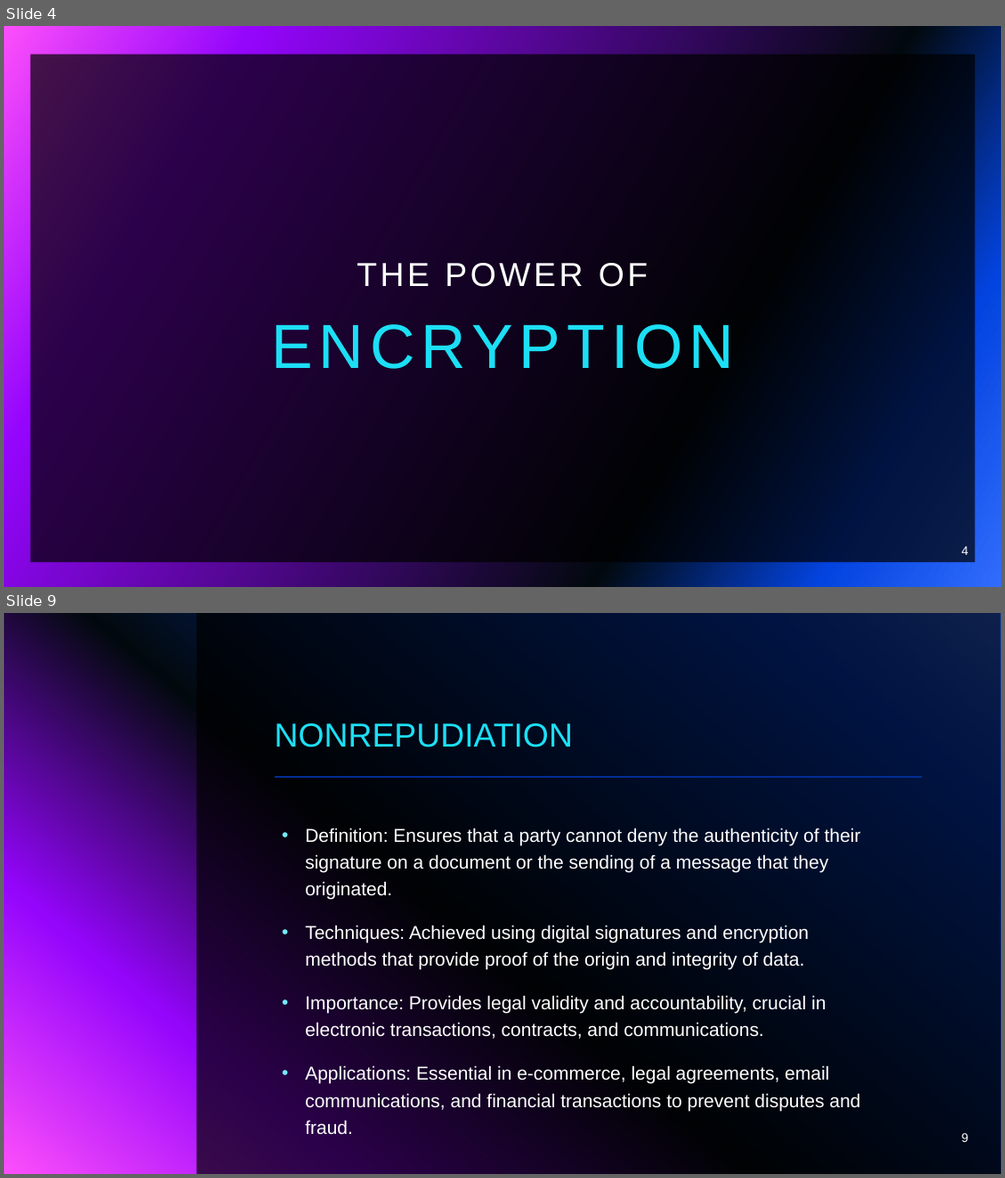
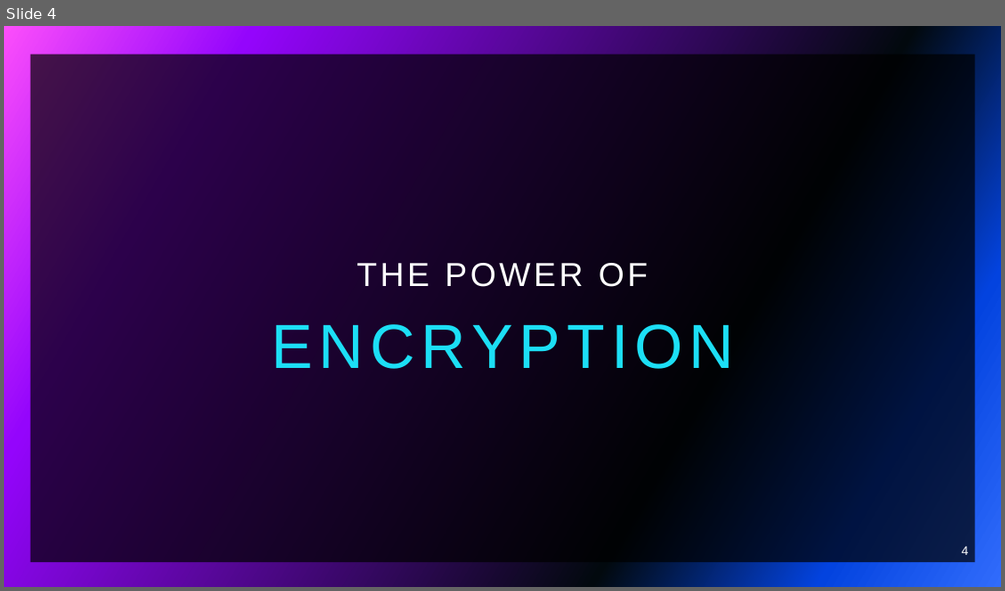
Before and after one commit to brodante/KeyGuardian, a slide deck: papers/PPT/KeyGuardian.pptx. Shown one above the other, each under a label of ours: slides 4 and 9 before the commit, slide 4 after it; the slides between them are not shown. The pictures are 1005x1178 and 1005x591 pixels, drawn with LibreOffice and Linux fonts; fonts in the diff are those of the drawing; background and template pictures are left out. Boxes give left, top, right and bottom in pixels: in the first picture for what was removed or moved away, otherwise in the second. Text is boxed around its words. In the diff, an @@ line names an element or a change of style, - is before the commit and + after.

```diff
--- a/papers/PPT/KeyGuardian.pptx
+++ b/papers/PPT/KeyGuardian.pptx
@@ slide 9 removed at (x1=4, y1=613, x2=1001, y2=1174), background gradient #316CFC to #0343DF to #02090E to #9405FC to #FC4EFB @@
@@ rectangle removed at (x1=197, y1=613, x2=1001, y2=1174) @@
@@ title removed at (x1=275, y1=723, x2=573, y2=747) @@
-NONREPUDIATION
@@ line removed from (275, 777) to (922, 777) @@
@@ text removed at (x1=305, y1=827, x2=861, y2=1135) @@
-• Definition: Ensures that a party cannot deny the authenticity of their signature on a document or the sending of a message that they originated.
-• Techniques: Achieved using digital signatures and encryption methods that provide proof of the origin and integrity of data.
-• Importance: Provides legal validity and accountability, crucial in electronic transactions, contracts, and communications.
-• Applications: Essential in e-commerce, legal agreements, email communications, and financial transactions to prevent disputes and fraud.
@@ page number removed at (x1=962, y1=1133, x2=969, y2=1142) @@
-9
```
Also in this commit, not shown: 5 slides changed, 8 slides added, 7 other slides removed, 34 other files.
